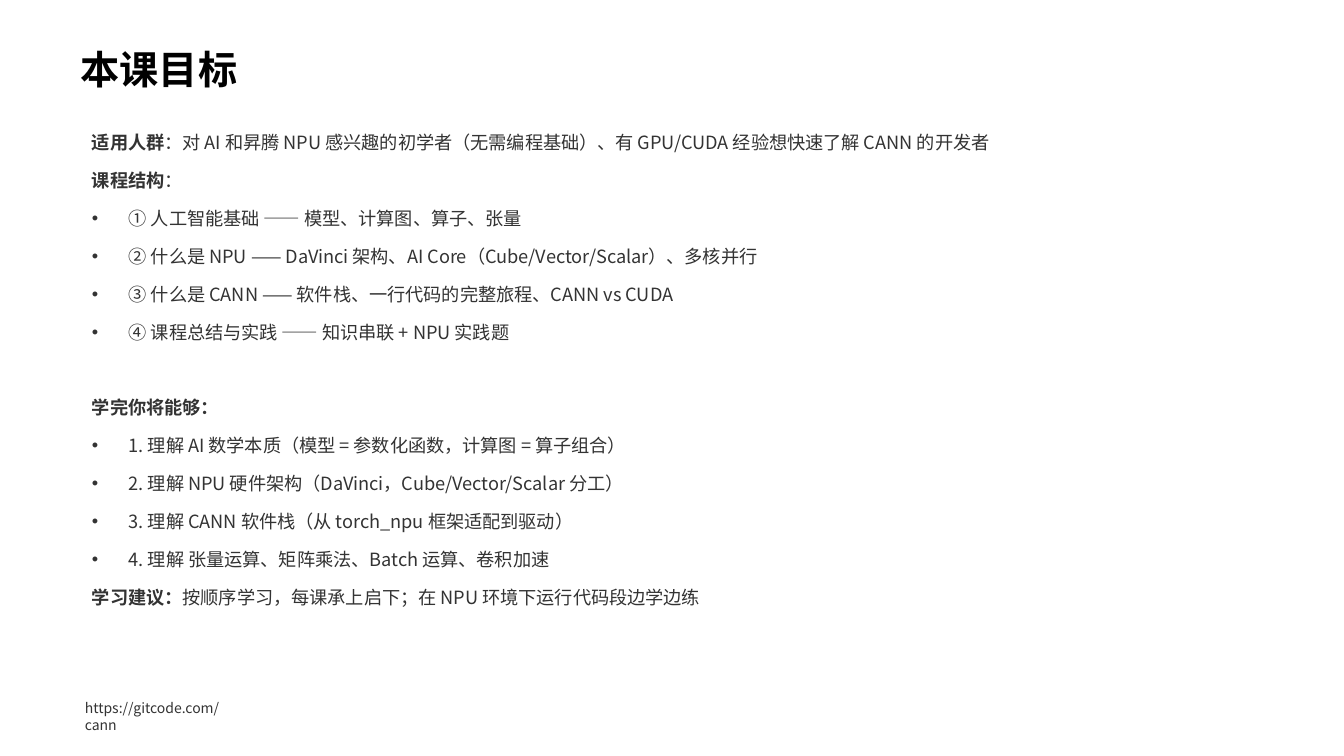
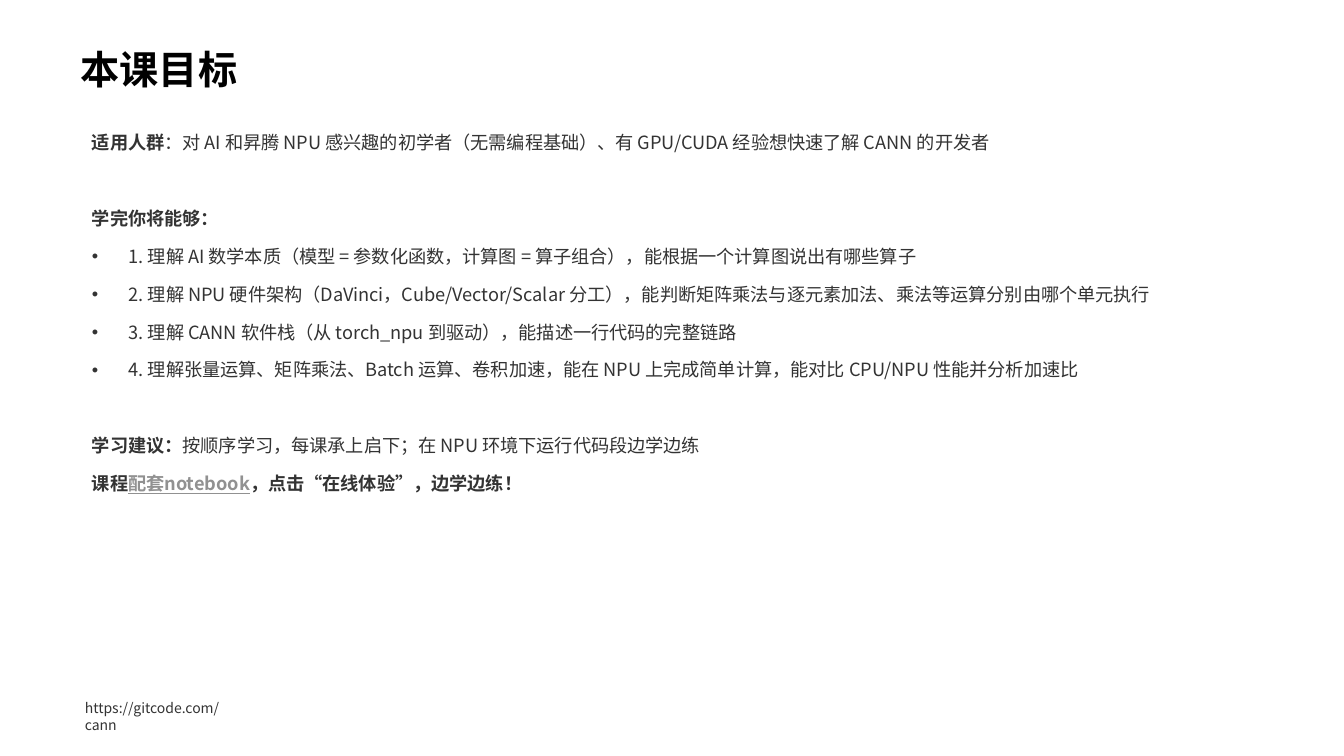
Before and after one commit to hicann/cann-learning-hub, a slide deck: slide 2 of quick_start/cann_basics/slides/artificial_intelligence_basics_light.pptx. Drawn at 1344x756 pixels with LibreOffice and Linux fonts; fonts in the diff are those of the drawing; background and template pictures are left out. Boxes give left, top, right and bottom in pixels: in the first picture for what was removed or moved away, otherwise in the second. Text is boxed around its words. In the diff, an @@ line names an element or a change of style, - is before the commit and + after.

```diff
--- a/quick_start/cann_basics/slides/artificial_intelligence_basics_light.pptx
+++ b/quick_start/cann_basics/slides/artificial_intelligence_basics_light.pptx
@@ text at (92,171,758,341): paragraphs removed @@
-课程结构：
-• ① 人工智能基础 —— 模型、计算图、算子、张量
-• ② 什么是 NPU —— DaVinci 架构、AI Core（Cube/Vector/Scalar）、多核并行
-• ③ 什么是 CANN —— 软件栈、一行代码的完整旅程、CANN vs CUDA
-• ④ 课程总结与实践 —— 知识串联 + NPU 实践题
@@ text at (129,247,1150,379): text changed @@
-• 1. 理解 AI 数学本质（模型 = 参数化函数，计算图 = 算子组合）
-• 2. 理解 NPU 硬件架构（DaVinci，Cube/Vector/Scalar 分工）
-• 3. 理解 CANN 软件栈（从 torch_npu 框架适配到驱动）
-• 4. 理解 张量运算、矩阵乘法、Batch 运算、卷积加速
+• 1. 理解 AI 数学本质（模型 = 参数化函数，计算图 = 算子组合），能根据一个计算图说出有哪些算子
+• 2. 理解 NPU 硬件架构（DaVinci，Cube/Vector/Scalar 分工），能判断矩阵乘法与逐元素加法、乘法等运算分别由哪个单元执行
+• 3. 理解 CANN 软件栈（从 torch_npu 到驱动），能描述一行代码的完整链路
+• 4. 理解张量运算、矩阵乘法、Batch 运算、卷积加速，能在 NPU 上完成简单计算，能对比 CPU/NPU 性能并分析加速比
@@ text at (92,474,522,494): paragraph added @@
+课程配套notebook，点击“在线体验”，边学边练！
```
Also in this commit, not shown: 1 other slide changed, 2 other files.
